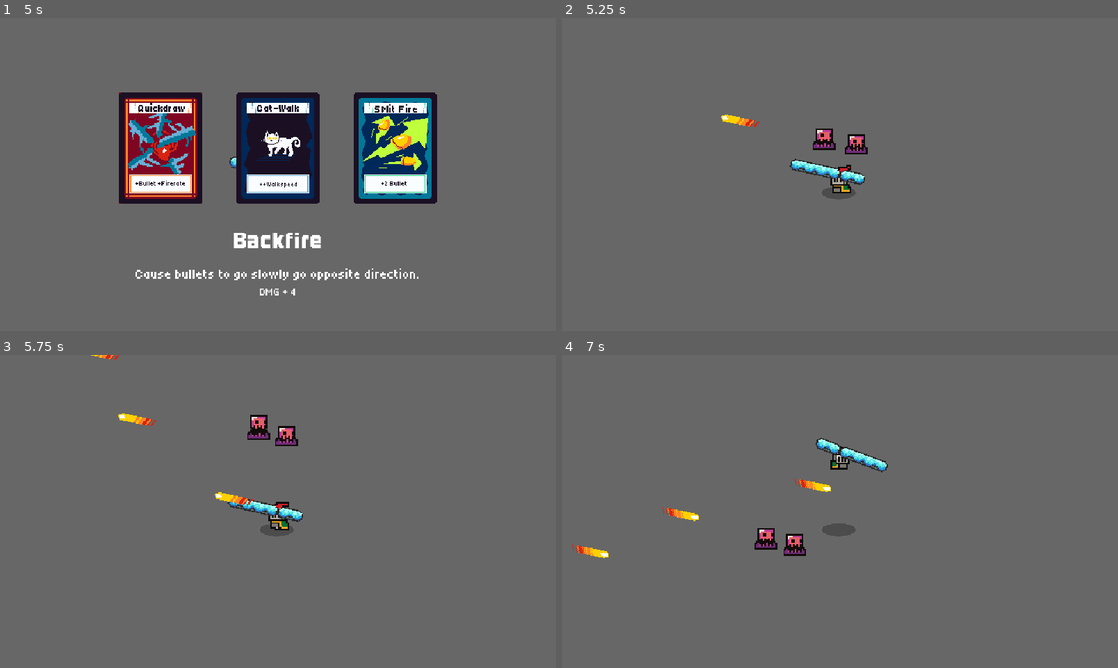
Above: before the commit, frames 1-4 (two rows, left to right).
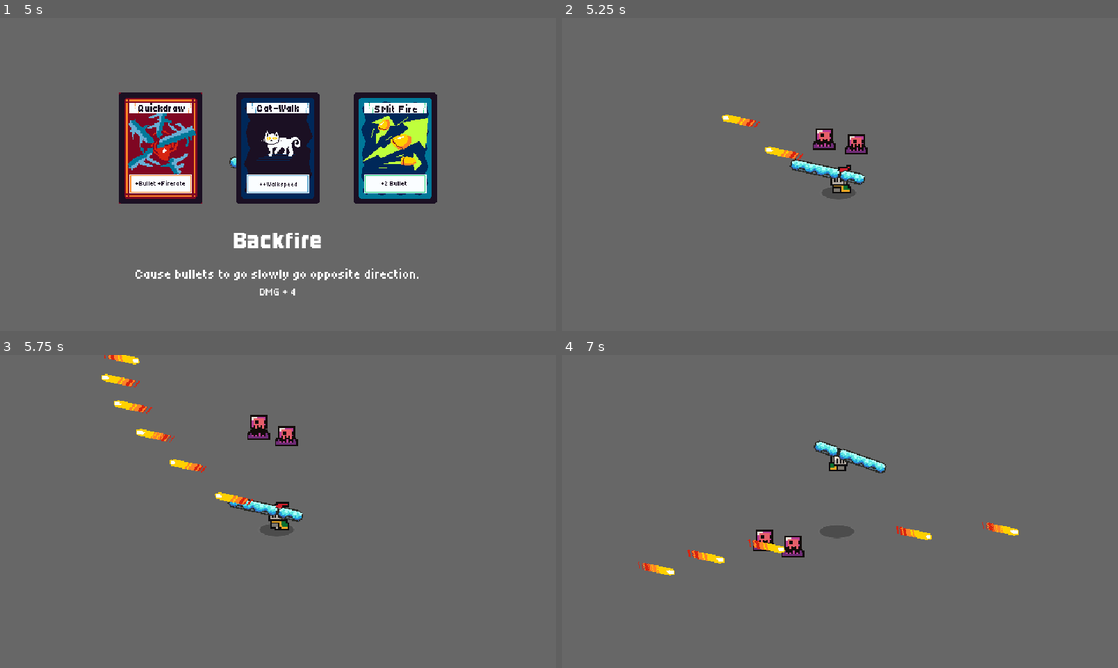
Above: after the commit, the same moments.

Repository: LicoRyte/PSCP--NoIWasTheJudge
Game: Godot game, scene res://Scene/guide_test_pc.tscn
Same seed, same stepped clock (60 frames per second), same inputs: the game is played once before the commit and once after it.
Inputs (mouse positions are in pixels of both pictures, inside the frame that each line leads up to):
- Up to frame 1 (5 s): move the mouse to (400, 158) at 0.52 s; hold D (Right) 0.53-1.28 s; tap P (DevTest) at 0.6, 4.35 s; click (400, 158) at 0.67 s; move the mouse to (166, 190) at 1.27 s; hold S (Down) 1.28-2.03 s; click (166, 190) at 1.35 s; move the mouse to (333, 105) at 2.02 s; hold D (Right) 2.03-2.78 s; tap R (Relode) at 2.1 s; move the mouse to (250, 237) at 2.77 s; hold W (Up) 2.78-3.53 s; tap Space (Space) at 2.85 s; click (250, 237) at 2.92 s; move the mouse to (444, 221) at 3.52 s; hold A (Left) from 3.53 s (still down); tap J (spawn_mob) at 3.6 s; move the mouse to (111, 127) at 4.27 s
- Up to frame 2 (5.25 s): tap Enter at 5 s; move the mouse to (723, 149) at 5.02 s; release A (Left) at 5.03 s; press the mouse at (723, 149) at 5.03 s; hold S (Down) from 5.03 s (still down)
- Up to frame 3 (5.75 s): keep holding S (Down)
- Up to frame 4 (7 s): move the mouse to (756, 433) at 5.77 s; release S (Down) at 5.78 s; release the mouse at (756, 433) at 5.78 s; hold D (Right) 5.78-6.53 s; tap R (Relode) at 5.85 s; move the mouse to (962, 495) at 6.52 s; hold W (Up) from 6.53 s (still down); tap Space (Space) at 6.6 s

Frame 1 is identical in both runs. In frame 2, 0.2% of the frame differs, in the area x 28-44%, y 30-46%; in frame 3, 0.8%; in frame 4, 2.1%, in the area x 1-83%, y 26-71%.

Commit message:
Modifier Fixes

Diff:
--- a/Scripts/Gun & Bullet/gun.gd
+++ b/Scripts/Gun & Bullet/gun.gd
@@ -7,7 +7,7 @@
 @onready var marker: Marker2D = $Marker2D
 
 @export var max_bullet := 8
-@export var fire_rate := 0.3
+@export var fire_rate := 0.1
 @export var reload_time := 1.0
 
 
--- a/Scripts/Modifier/FlameBullet.gd
+++ b/Scripts/Modifier/FlameBullet.gd
@@ -3,9 +3,9 @@
 class_name FlameBullet #ตั้งชื่อ Scripts aka Class
 
 
-var burn_damage : float =  3
-var burn_tick : float = 0.35
-var duration : float = 5
+var burn_damage : float =  2
+var burn_tick : float = 0.5
+var duration : float = 2
 
 
 func _ready() -> void:
--- a/Scripts/Modifier/ReverseBullet.gd
+++ b/Scripts/Modifier/ReverseBullet.gd
@@ -16,4 +16,4 @@
 
 func on_active(bullet : Bullet, delta):
 	bullet.base_bullet_speed -= reverse_speed * delta  * 3
-	bullet.base_bullet_speed = clamp(bullet.base_bullet_speed, -bullet.base_bullet_speed, bullet.base_bullet_speed)
+	bullet.base_bullet_speed = clamp(bullet.base_bullet_speed, -1000, bullet.base_bullet_speed)
--- a/Scripts/Modifier/Upgrade.gd
+++ b/Scripts/Modifier/Upgrade.gd
@@ -8,6 +8,3 @@
 
 func on_spawn(bullet: Bullet):
 	bullet.extra_damage += 3
-
-func on_active(bullet, delta):
-	bullet.base_bullet_speed += 100 * delta
